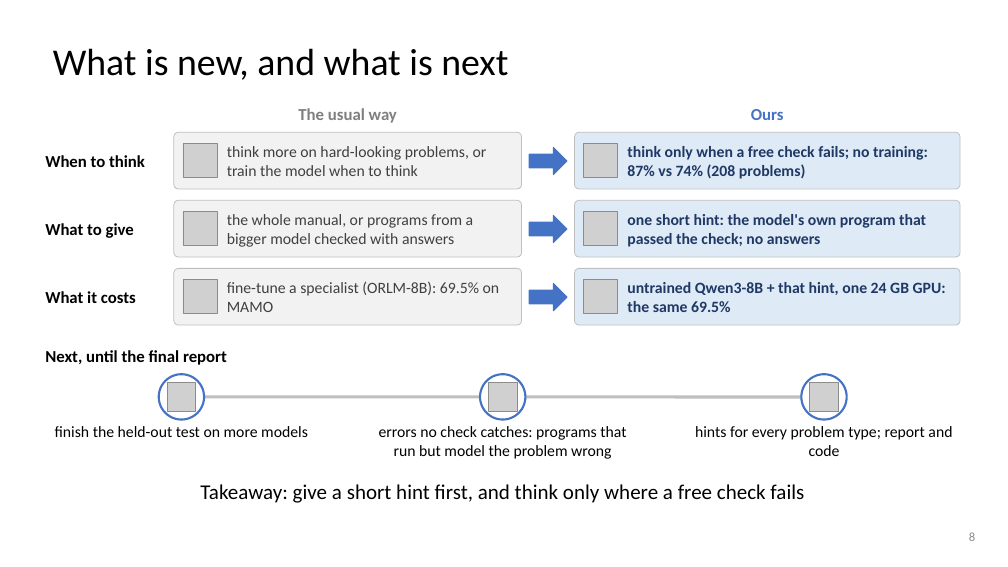
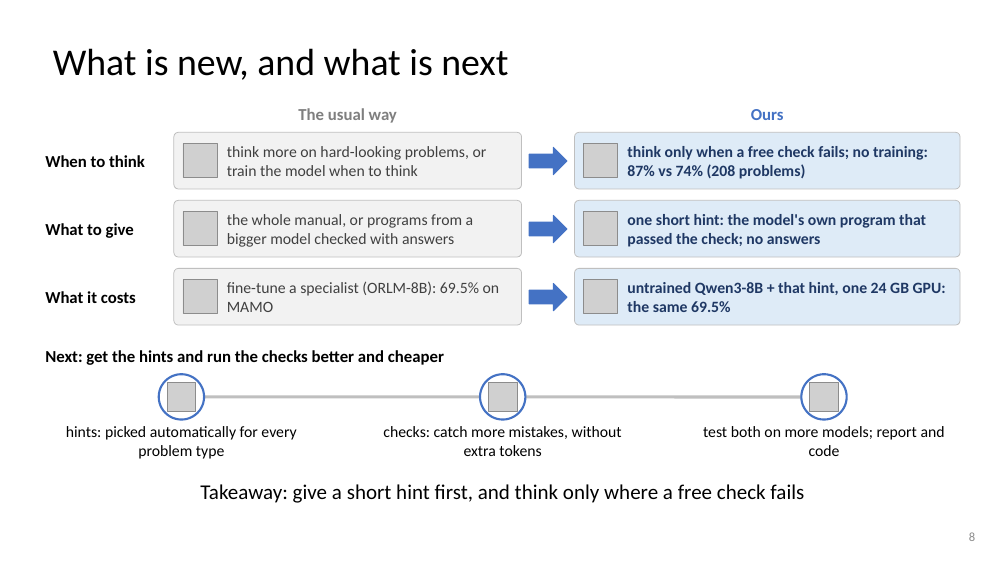
Before and after one commit to dlwns147/CSED490E_Project_Team5, a slide deck: slide 8 of Proposal_Team5.pptx. Drawn at 1008x567 pixels with LibreOffice and Linux fonts; fonts in the diff are those of the drawing; grey boxes stand for pictures. Boxes give left, top, right and bottom in pixels: in the first picture for what was removed or moved away, otherwise in the second. Text is boxed around its words. In the diff, an @@ line names an element or a change of style, - is before the commit and + after.

```diff
--- a/Proposal_Team5.pptx
+++ b/Proposal_Team5.pptx
@@ text at bbox=[45, 350, 444, 365]: text changed @@
-Next, until the final report
+Next: get the hints and run the checks better and cheaper
@@ text at bbox=[66, 426, 296, 459]: text changed @@
-finish the held-out test on more models
+hints: picked automatically for every problem type
@@ text at bbox=[383, 426, 622, 456]: text changed @@
-errors no check catches: programs that run but model the problem wrong
+checks: catch more mistakes, without extra tokens
@@ text at bbox=[703, 426, 945, 456]: text changed @@
-hints for every problem type; report and code
+test both on more models; report and code
```
Also in this commit, not shown: 3 other slides changed, 2 slides added, 4 other files.
